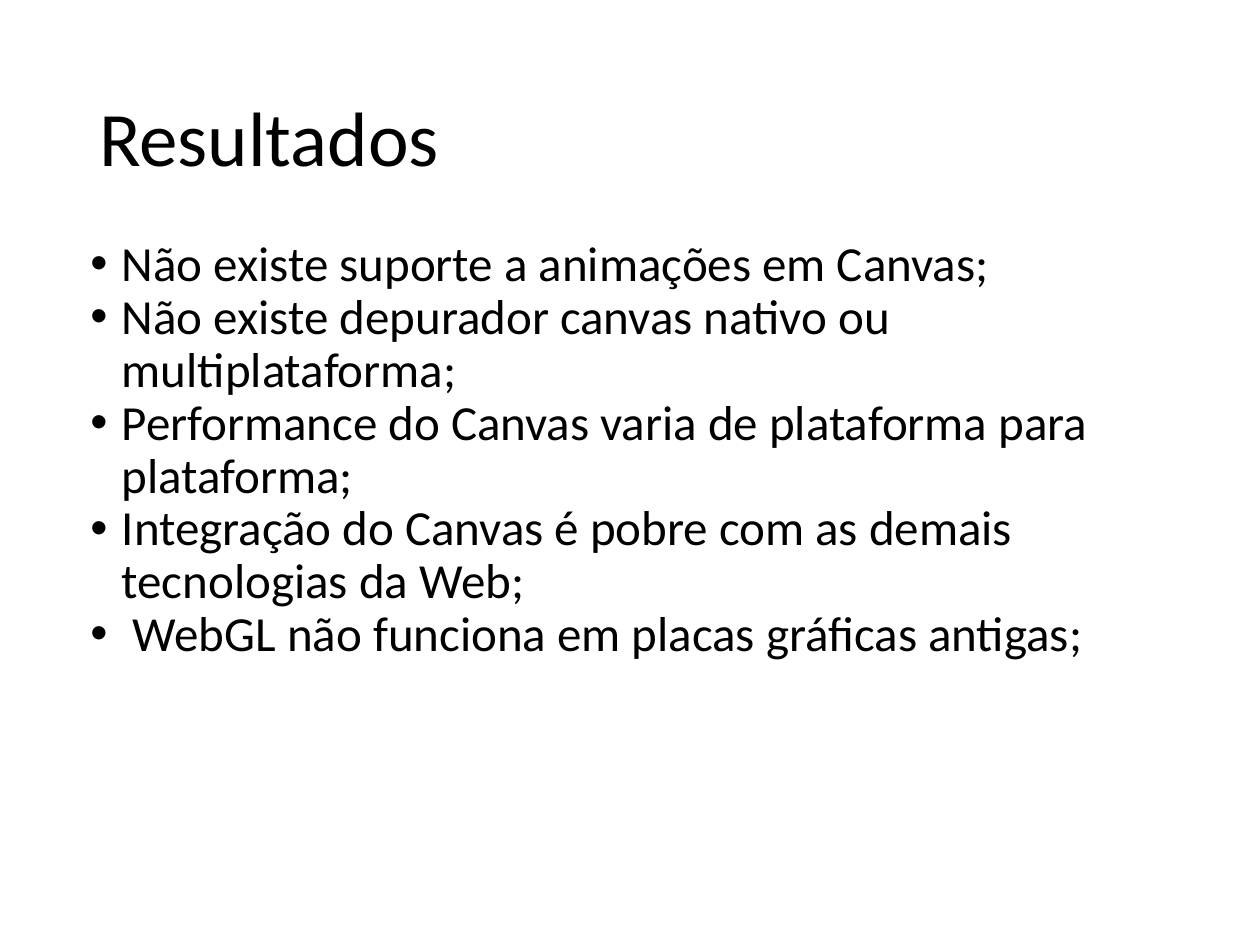
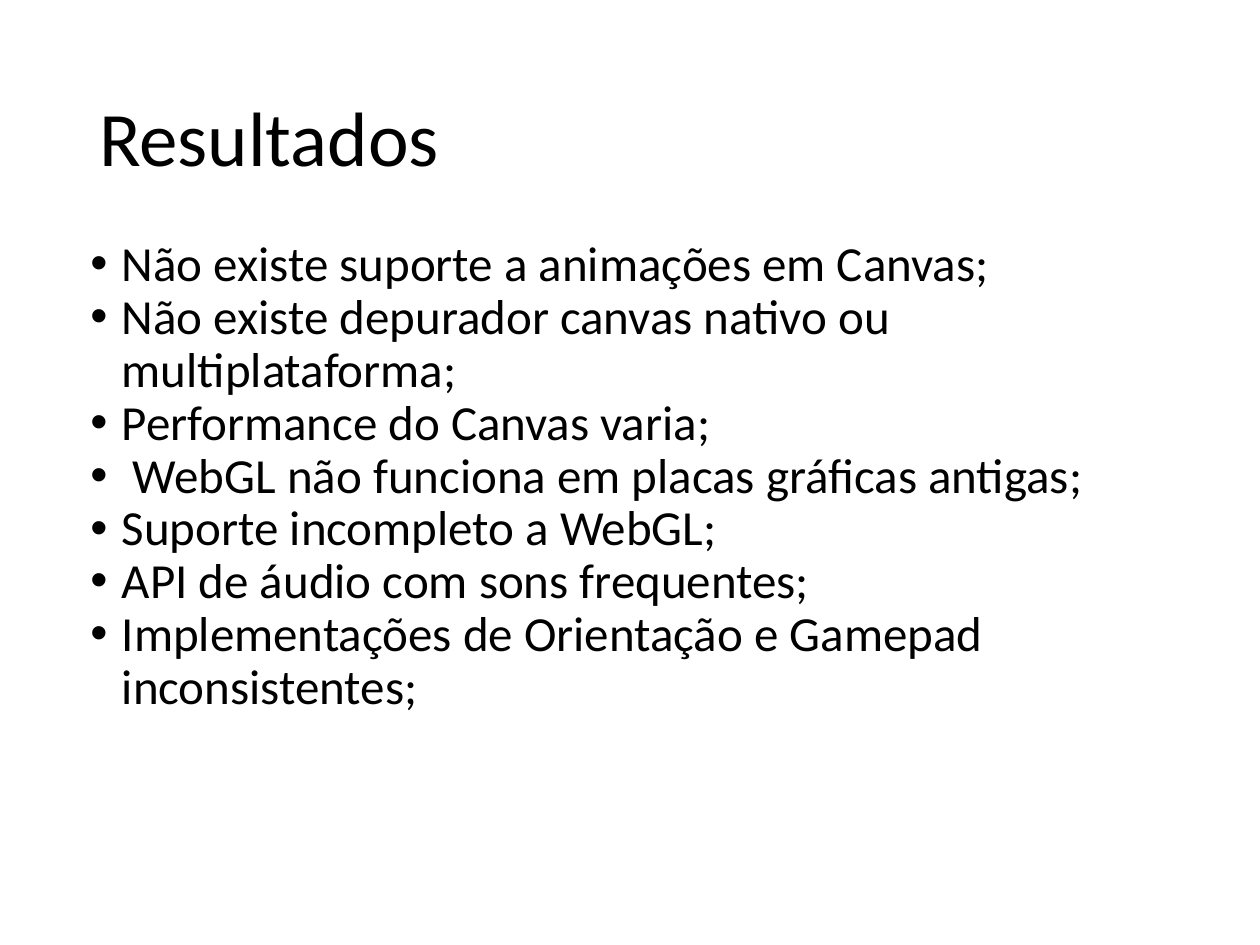
Before and after one commit to jeanCarloMachado/htmlLimitations, a slide deck: slide 20 of LimitacoesHTMLJogosMultiplataforma.odp (slide 21 before the commit). Drawn at 1260x945 pixels with LibreOffice and Linux fonts; fonts in the diff are those of the drawing; background and template pictures are left out. Boxes give left, top, right and bottom in pixels: in the first picture for what was removed or moved away, otherwise in the second. Text is boxed around its words. In the diff, an @@ line names an element or a change of style, - is before the commit and + after.

```diff
--- a/LimitacoesHTMLJogosMultiplataforma.odp
+++ b/LimitacoesHTMLJogosMultiplataforma.odp
@@ text at <box>122,406,711,446</box>: text changed @@
-• Performance do Canvas varia de plataforma para plataforma;
-• Integração do Canvas é pobre com as demais tecnologias da Web;
+• Performance do Canvas varia;
@@ text at <box>122,511,983,710</box>: paragraphs added @@
+• Suporte incompleto a WebGL;
+• API de áudio com sons frequentes;
+• Implementações de Orientação e Gamepad inconsistentes;
```
Also in this commit, not shown: 10 other slides changed, 3 slides removed, 1 other file.
